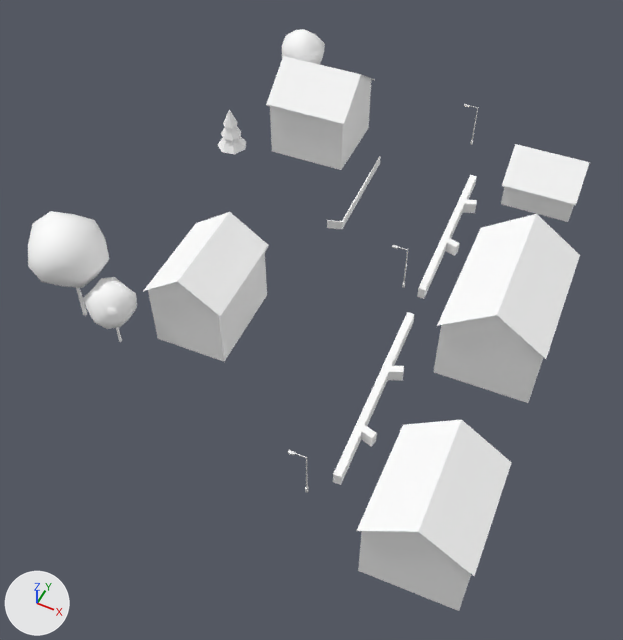
Two versions of the glTF model cities/arlov-borggatan/pack/tiles/c2_0.glb, one commit apart.
Camera for both pictures: a 50 mm camera at (180.7, -34.8, 74.1) aimed at (152.7, 21.1, 4.2). The axes (+X, +Y, +Z) are drawn at lower left. The lights are the same throughout. The older version comes first. Where no turn or scale is listed for an object, it has been applied to the vertices. Vertices at exactly the same position are counted once.

In view in the first picture: 'SM_Building_w208664699', 'SM_Building_w208664704', 'SM_Building_w208664714', 'SM_Building_w208664725', 'SM_Street_Furniture_2_0', 'SM_Trees_2_0', 'SM_Wall_Fence_2_0', 'SM_Wall_Hedge_2_0'.
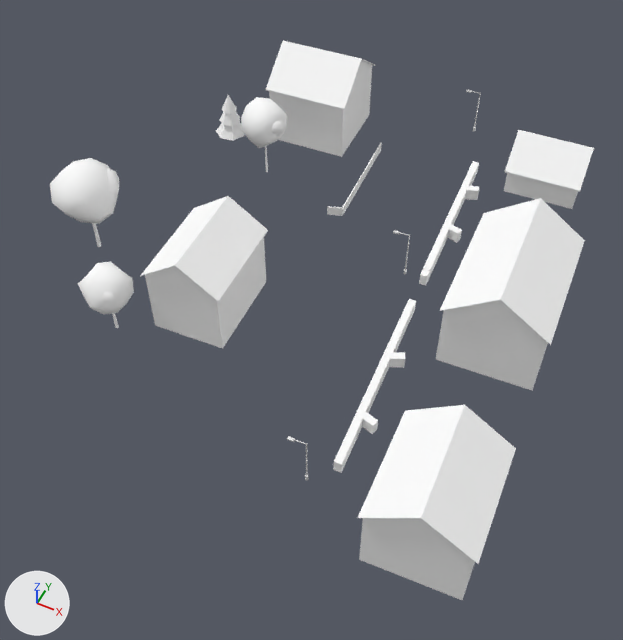
Location of each change, [x1, y1, x2, y2] in pixels of the pictures (623 x 640 px; the box of a moved part takes in the faces that stretch with it):
'SM_Building_w208664699', moved: before [143, 56, 580, 611]; after [140, 41, 585, 600]
'SM_Building_w208664725', moved: before [358, 315, 543, 610]; after [359, 205, 548, 599]
'SM_Trees_2_0', reshaped, moved, rescaled (20% narrower, 25% shorter): before [28, 29, 325, 342]; after [50, 95, 287, 328]
'SM_Building_w208664714', moved: before [148, 253, 267, 359]; after [145, 238, 266, 345]
'SM_Building_w208664704', moved: before [501, 144, 590, 221]; after [504, 130, 595, 208]
'SM_Wall_Hedge_2_0', moved: before [333, 175, 477, 485]; after [333, 161, 479, 473]
'SM_Wall_Fence_2_0', moved: before [327, 156, 381, 229]; after [327, 143, 382, 216]
'SM_Street_Furniture_2_0', moved: before [288, 104, 478, 493]; after [287, 90, 481, 480]
part 1 of me_sm_trees_2_0, moved or reshaped: before [76, 287, 87, 315]; after [92, 223, 101, 247]
part 2 of me_sm_trees_2_0, moved or reshaped (not visible before): after [265, 146, 268, 172]
part 3 of me_sm_trees_2_0, moved or reshaped: before [116, 327, 122, 342]; after [112, 313, 119, 328]
part 4 of me_sm_trees_2_0, moved or reshaped: before [82, 277, 137, 329]; after [78, 262, 134, 315]
part 5 of me_sm_trees_2_0, moved or reshaped: before [218, 137, 246, 154]; after [216, 123, 245, 141]
part 6 of me_sm_trees_2_0, moved or reshaped: before [221, 127, 241, 140]; after [219, 112, 240, 126]
part 7 of me_sm_trees_2_0, moved or reshaped: before [223, 110, 238, 129]; after [222, 95, 236, 114]
part 8 of me_sm_trees_2_0, added: after [50, 158, 118, 224]
part 9 of me_sm_trees_2_0, added: after [107, 168, 119, 197]
part 10 of me_sm_trees_2_0, added: after [241, 97, 287, 149]
part 11 of me_sm_trees_2_0, added: after [272, 120, 286, 136]
part 12 of me_sm_trees_2_0, deleted: before [28, 29, 325, 288]
part 13 of me_sm_trees_2_0, moved or reshaped: before [107, 307, 119, 318]; after [103, 292, 115, 303]

The change, as a diff of the scene's bpy script:
```diff
--- a/cities/arlov-borggatan/pack/tiles/c2_0.glb.py
+++ b/cities/arlov-borggatan/pack/tiles/c2_0.glb.py
@@ me_sm_trees_2_0 @@
 # used by ob_sm_trees_2_0; location = (132.5, 33.1, 11.2); scale = (26.9, 26.9, 26.9)
-me_sm_trees_2_0.from_pydata(...)  # 450 vertices, 789 faces; spans x -0.22..0.22, y -1.0..1.0, z -0.25..0.25
+me_sm_trees_2_0.from_pydata(...)  # 450 vertices, 789 faces; spans x -0.45..0.45, y -1.0..1.0, z -0.31..0.31
+# me_sm_trees_2_0 part 1: the loose piece of 12 vertices spanning x -0.08..-0.06, y -0.85..-0.83, z -0.24..-0.03 is scaled about its middle by (1.37, 1.38, 1.23), then moved by (-0.18, 0.47, -0.03)
+# me_sm_trees_2_0 part 2: the loose piece of 12 vertices spanning x 0.02..0.04, y 0.89..0.91, z -0.24..-0.07 is scaled about its middle by (1.12, 1.12, 1.41), then moved by (0.27, -0.2, -0.03)
+# me_sm_trees_2_0 part 3: the loose piece of 12 vertices spanning x 0.13..0.14, y -0.9..-0.88, z -0.25..-0.12 is scaled about its middle by (1.42, 1.43, 1.43), then moved by (0.07, 0.04, -0.03)
+# me_sm_trees_2_0 part 4: the loose piece of 42 vertices spanning x 0.04..0.22, y -0.99..-0.8, z -0.13..0.06 is scaled about its middle by 1.43, then moved by (0.07, 0.03, 0.03)
+# me_sm_trees_2_0 part 5: the loose piece of 8 vertices spanning x -0.13..0.01, y 0.27..0.41, z -0.2..-0.09 is scaled about its middle by 1.43, then moved by (-0.01, 0.56, -0.02)
+# me_sm_trees_2_0 part 6: the loose piece of 8 vertices spanning x -0.11..-0.01, y 0.29..0.39, z -0.13..-0.04 is scaled about its middle by 1.43, then moved by (-0.01, 0.56, 0.01)
+# me_sm_trees_2_0 part 7: the loose piece of 8 vertices spanning x -0.09..-0.03, y 0.3..0.37, z -0.07..0.01 is scaled about its middle by 1.43, then moved by (-0.01, 0.56, 0.03)
+# me_sm_trees_2_0 part 8: a new loose piece of 42 vertices spanning x -0.45..-0.06, y -0.58..-0.18, z -0.04..0.31, in mat_m_leaf (white #ffffff)
+# me_sm_trees_2_0 part 9: a new loose piece of 42 vertices spanning x -0.28..-0.07, y -0.42..-0.21, z 0.07..0.24, in mat_m_leaf (white #ffffff)
+# me_sm_trees_2_0 part 10: a new loose piece of 42 vertices spanning x 0.16..0.43, y 0.56..0.84, z -0.09..0.23, in mat_m_leaf (white #ffffff)
+# me_sm_trees_2_0 part 11: a new loose piece of 42 vertices spanning x 0.3..0.45, y 0.61..0.75, z 0.04..0.17, in mat_m_leaf (white #ffffff)
+# me_sm_trees_2_0 part 12: 6 loose pieces with 252 vertices, spanning x -0.22..0.14, y -1.0..1.0, z -0.09..0.25, are deleted
+# me_sm_trees_2_0 part 13: 41 vertices removed from x 0.13..0.22, y -0.96..-0.88, z -0.05..0.02; 41 vertices added at x 0.19..0.32, y -0.96..-0.84, z -0.02..0.07
+# other edits to the shape of me_sm_trees_2_0 do not show in these pictures
 me_sm_trees_2_0.materials.append(mat_m_bark_wood)
@@ ob_sm_building_w208664699 @@
 ob_sm_building_w208664699 = bpy.data.objects.new('SM_Building_w208664699', me_sm_building_w208664699)
-ob_sm_building_w208664699.location = (156.3, 27.2, 9.3)
+ob_sm_building_w208664699.location = (156.3, 27.2, 11.5)
@@ ob_sm_building_w208664704 @@
 ob_sm_building_w208664704 = bpy.data.objects.new('SM_Building_w208664704', me_sm_building_w208664704)
-ob_sm_building_w208664704.location = (169.0, 53.1, 7.3)
+ob_sm_building_w208664704.location = (169.0, 53.1, 9.4)
@@ ob_sm_building_w208664714 @@
 ob_sm_building_w208664714 = bpy.data.objects.new('SM_Building_w208664714', me_sm_building_w208664714)
-ob_sm_building_w208664714.location = (142.8, 17.0, 9.4)
+ob_sm_building_w208664714.location = (142.8, 17.0, 11.5)
@@ ob_sm_building_w208664725 @@
 ob_sm_building_w208664725 = bpy.data.objects.new('SM_Building_w208664725', me_sm_building_w208664725)
-ob_sm_building_w208664725.location = (172.3, 16.8, 9.2)
+ob_sm_building_w208664725.location = (172.3, 16.8, 11.3)
@@ ob_sm_street_furniture_2_0 @@
 ob_sm_street_furniture_2_0 = bpy.data.objects.new('SM_Street_Furniture_2_0', me_sm_street_furniture_2_0)
-ob_sm_street_furniture_2_0.location = (159.0, 30.1, 7.0)
+ob_sm_street_furniture_2_0.location = (159.0, 30.1, 9.1)
@@ ob_sm_trees_2_0 @@
 ob_sm_trees_2_0 = bpy.data.objects.new('SM_Trees_2_0', me_sm_trees_2_0)
-ob_sm_trees_2_0.location = (132.5, 33.1, 11.2)
-ob_sm_trees_2_0.scale = (26.9, 26.9, 26.9)
+ob_sm_trees_2_0.location = (132.3, 25.3, 12.5)
+ob_sm_trees_2_0.scale = (18.8, 18.8, 18.8)
@@ ob_sm_wall_fence_2_0 @@
 ob_sm_wall_fence_2_0 = bpy.data.objects.new('SM_Wall_Fence_2_0', me_sm_wall_fence_2_0)
-ob_sm_wall_fence_2_0.location = (148.7, 42.0, 5.0)
+ob_sm_wall_fence_2_0.location = (148.7, 42.0, 7.1)
@@ ob_sm_wall_hedge_2_0 @@
 ob_sm_wall_hedge_2_0 = bpy.data.objects.new('SM_Wall_Hedge_2_0', me_sm_wall_hedge_2_0)
-ob_sm_wall_hedge_2_0.location = (162.7, 27.5, 4.6)
+ob_sm_wall_hedge_2_0.location = (162.7, 27.5, 6.7)
```
